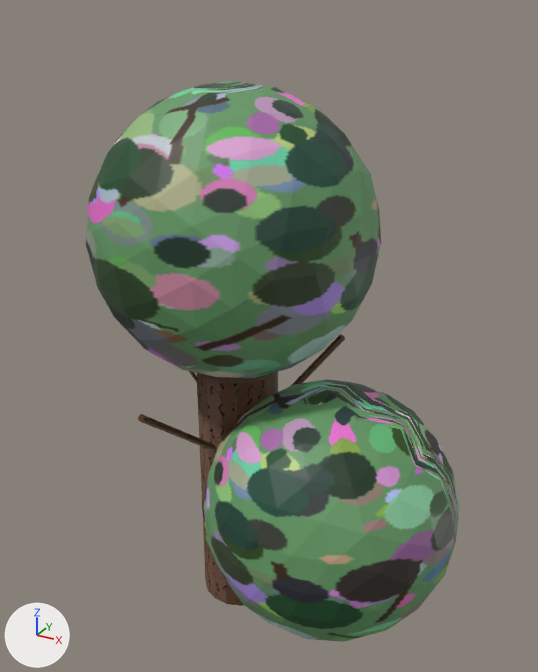
The glTF model assets/models/trees/tree_3.glb as it was, and as the next commit left it.
Both versions are drawn from a 50 mm camera at (1.71, -2.78, 2.9) aimed at (0.17, 0.01, 1.51). Arrows for +X, +Y and +Z are at lower left; the lights stay in place. Where no turn or scale is listed for an object, it has been applied to the vertices. Vertices at the same position are counted once.

Names of what the first picture shows: 'tree_3_branch0', 'tree_3_branch1', 'tree_3_crown0', 'tree_3_crown1', 'tree_3_trunk'.
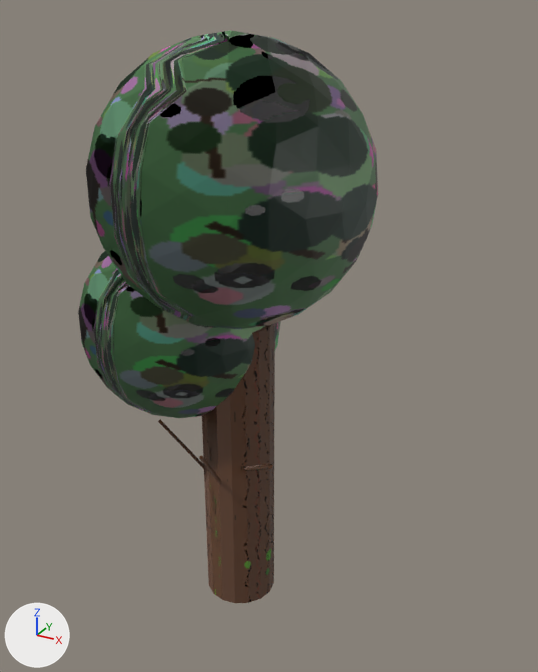
The change, as a list of edits to the scene's bpy script:
```text
Change mat_mat_tree_3_crown0:
    add n3 = _N.new('ShaderNodeNormalMap'); n3.name = 'Normal Map'
    add n3.uv_map = 'UVMap'
    add n4 = _N.new('ShaderNodeTexImage'); n4.name = 'Image Texture.001'
    add n4.image = img_tree_3_crown_bump
    where n0 = _N.new('ShaderNodeBsdfPrincipled'); n0.name = 'Principled BSDF'
    add _L.new(n3.outputs[0], n0.inputs[5])  # 'Normal' to 'Normal'
    add _L.new(n4.outputs[0], n3.inputs[1])  # 'Color' to 'Color'
Change mat_mat_tree_3_crown1:
    add n3 = _N.new('ShaderNodeNormalMap'); n3.name = 'Normal Map'
    add n3.uv_map = 'UVMap'
    add n4 = _N.new('ShaderNodeTexImage'); n4.name = 'Image Texture.001'
    add n4.image = img_tree_3_crown_bump
    where n0 = _N.new('ShaderNodeBsdfPrincipled'); n0.name = 'Principled BSDF'
    add _L.new(n3.outputs[0], n0.inputs[5])  # 'Normal' to 'Normal'
    add _L.new(n4.outputs[0], n3.inputs[1])  # 'Color' to 'Color'
Change me_tree_3_trunk:
    where me_tree_3_trunk.from_pydata(...)  # 34 vertices, 64 faces; spans x -0.197..0.197, y -0.197..0.197, z 0.0..1.324
    me_tree_3_trunk part 1: the whole mesh is multiplied about the mesh origin by the matrix ((-0.899, 0.198, 0.0), (-0.198, -0.899, 0.0), (0.0, 0.0, 1.18))
Change me_tree_3_crown0:
    where me_tree_3_crown0.from_pydata(...)  # 162 vertices, 320 faces; spans x -0.653..0.653, y -0.644..0.644, z 1.324..2.63
    me_tree_3_crown0 part 2: the whole mesh is turned -167.6 degrees about the z axis through its middle and scaled by 0.966, then moved by (0.0, 0.0, 0.216)
Change me_tree_3_crown1:
    where me_tree_3_crown1.from_pydata(...)  # 162 vertices, 320 faces; spans x -0.021..1.157, y -0.713..0.465, z 0.191..1.37
    me_tree_3_crown1 part 3: the whole mesh is turned -91 degrees about the z axis through its middle and scaled by 0.84, then moved by (-0.893, 0.133, 0.721)
Change me_tree_3_branch0:
    remove me_tree_3_branch0.from_pydata(...)  # 26 vertices, 48 faces; spans x -0.103..0.015, y -0.649..0.01, z 0.782..1.34
    add me_tree_3_branch0.from_pydata(...)  # 26 vertices, 48 faces; spans x -0.021..0.009, y -0.33..0.008, z 0.474..0.982
    me_tree_3_branch0 part 4: 26 of 26 vertices moved; they spanned x -0.103..0.015, y -0.649..0.01, z 0.782..1.34 and now span x -0.021..0.009, y -0.33..0.008, z 0.474..0.982; mean shift (0.038, 0.159, -0.333); largest move (-0.086, -0.629, 1.34) -> (-0.012, -0.314, 0.982)
Change me_tree_3_branch1:
    remove me_tree_3_branch1.from_pydata(...)  # 26 vertices, 48 faces; spans x -0.013..0.494, y -0.016..0.167, z 0.866..1.527
    add me_tree_3_branch1.from_pydata(...)  # 26 vertices, 48 faces; spans x -0.505..0.01, y -0.011..0.2, z 1.199..1.944
    me_tree_3_branch1 part 5: 26 of 26 vertices moved; they spanned x -0.013..0.494, y -0.016..0.167, z 0.866..1.527 and now span x -0.505..0.01, y -0.011..0.2, z 1.199..1.944; mean shift (-0.488, 0.018, 0.375); largest move (0.493, 0.155, 1.506) -> (-0.504, 0.192, 1.93)
Change me_tree_3_branch4:
    remove me_tree_3_branch4.from_pydata(...)  # 26 vertices, 48 faces; spans x -0.005..0.576, y -0.143..0.018, z 0.639..0.78
    add me_tree_3_branch4.from_pydata(...)  # 26 vertices, 48 faces; spans x -0.504..0.005, y -0.009..0.009, z 0.499..0.884
    me_tree_3_branch4 part 6: 26 of 26 vertices moved; they spanned x -0.005..0.576, y -0.143..0.018, z 0.639..0.78 and now span x -0.504..0.005, y -0.009..0.009, z 0.499..0.884; mean shift (-0.535, 0.062, -0.019); largest move (0.574, -0.126, 0.744) -> (-0.504, -0.001, 0.87)
```

Boxes (x1, y1, x2, y2) around the edits, measured in the pictures (538 x 672 px):
'tree_3_crown0', surface changed, mesh turned: before (86, 81, 381, 378); after (86, 30, 378, 329)
'tree_3_crown1', surface changed, mesh turned: before (203, 379, 460, 642); after (78, 251, 281, 418)
'tree_3_trunk', reshaped (11% narrower, 20% taller): before (196, 372, 278, 606); after (202, 323, 275, 603)
'tree_3_branch0', reshaped: before (138, 414, 216, 451); after (199, 456, 221, 484)
'tree_3_branch1', reshaped (not visible afterwards): before (291, 334, 345, 386)
'tree_3_branch4', reshaped (not visible before): after (158, 419, 204, 469)
